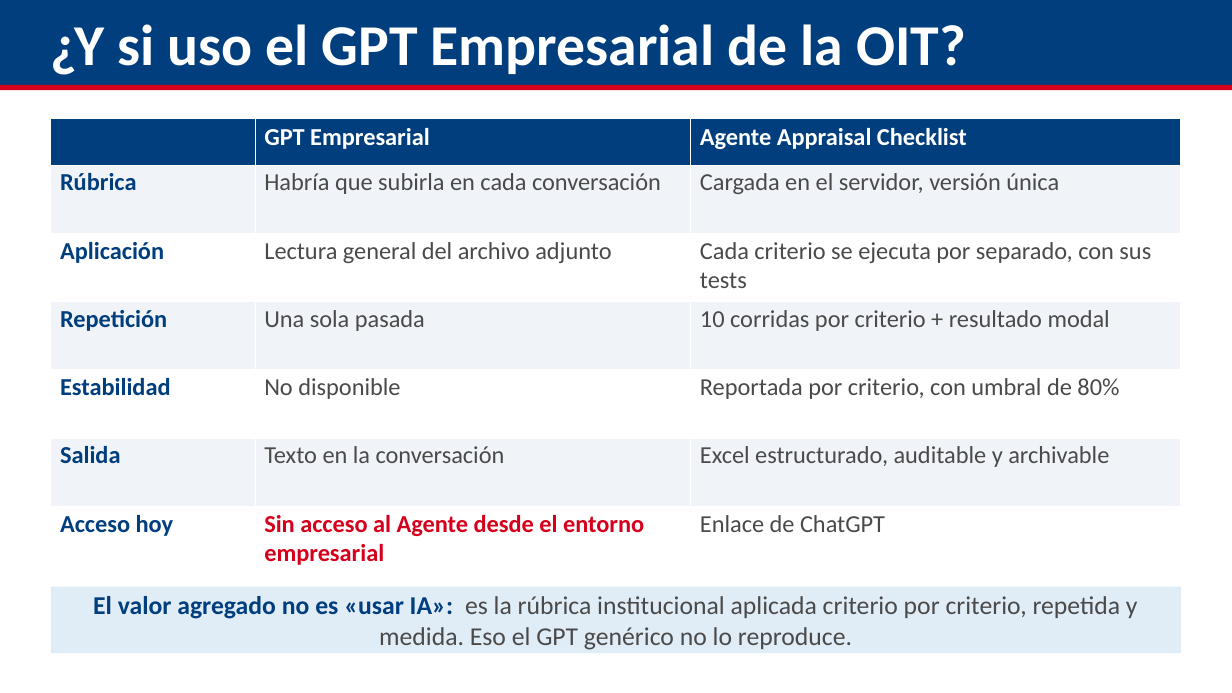
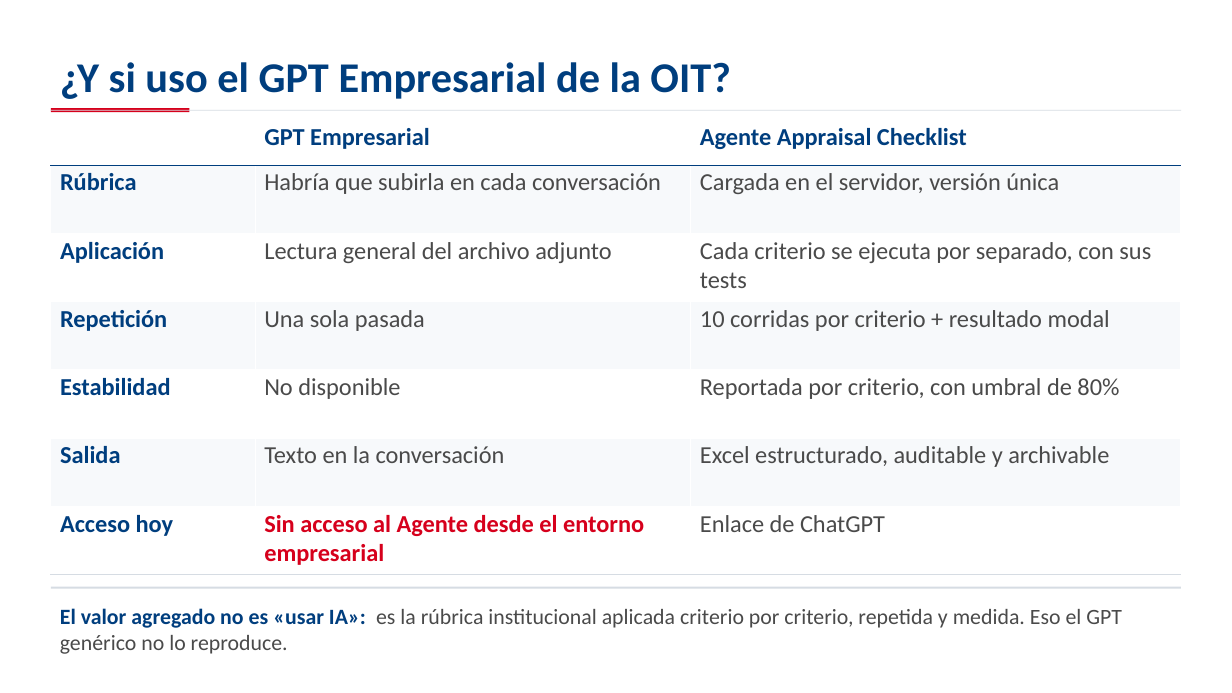
Before and after one commit to aevpsnow6-oss/deploy, a slide deck: slide 21 of presentation/capacitacion_appraisal/Capacitacion_Appraisal_GPT_Ahmed.pptx (slide 16 before the commit). Drawn at 1232x693 pixels with LibreOffice and Linux fonts; fonts in the diff are those of the drawing. Boxes give left, top, right and bottom in pixels: in the first picture for what was removed or moved away, otherwise in the second. Text is boxed around its words. In the diff, an @@ line names an element or a change of style, - is before the commit and + after.

```diff
--- a/presentation/capacitacion_appraisal/Capacitacion_Appraisal_GPT_Ahmed.pptx
+++ b/presentation/capacitacion_appraisal/Capacitacion_Appraisal_GPT_Ahmed.pptx
@@ rectangle removed at [0,0,1232,85] @@
@@ text "¿Y si uso el GPT ...": place and size @@
-text "¿Y si uso el GPT ..." at [51,24,966,75]
+text "¿Y si uso el GPT ..." at [60,62,730,99]
@@ text "¿Y si uso el GPT ..." at [60,62,730,99]: size 45 to 33 pt, text colour #FFFFFF to #003E7E @@
@@ table at [51,118,1181,575] @@
@@ fill #003E7E to #FFFFFF in row 1 @@
@@ fill #F0F4F8 to #F7F9FB in 9 cells @@
@@ text colour #FFFFFF to #003E7E in "GPT Empresarial", "Agente Appraisal Checklist" @@
@@ borders changed @@
@@ rectangle: place and size @@
-rectangle at [0,85,1232,91]
+rectangle at [51,110,1181,111]
@@ rectangle at [51,110,1181,111]: fill #D6001C to #D6DCE3 @@
@@ rectangle added at [51,108,189,112], fill #D6001C @@
@@ text "El valor agregado no es ...": place and size @@
-text "El valor agregado no es ..." at [51,587,1181,653]
+text "El valor agregado no es ..." at [60,608,1122,654]
@@ text "El valor agregado no es ..." at [60,608,1122,654]: size 20 to 17 pt; alignment centre to left; vertical alignment middle to top; fill #E0ECF6 to none @@
@@ rectangle added at [51,587,1181,589], fill #D6DCE3 @@
```
Also in this commit, not shown: 26 other slides changed, 6 slides added, 8 other files.
